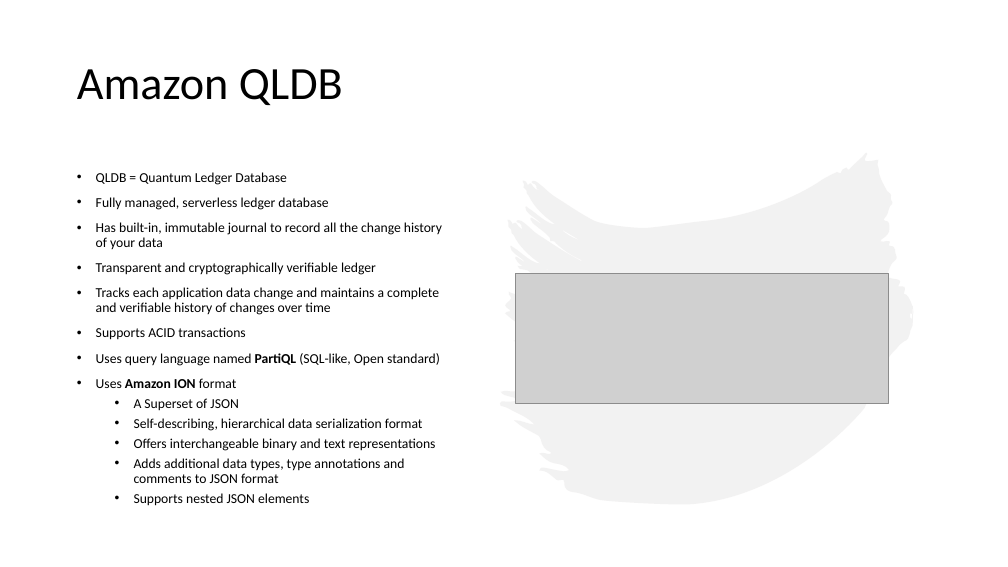
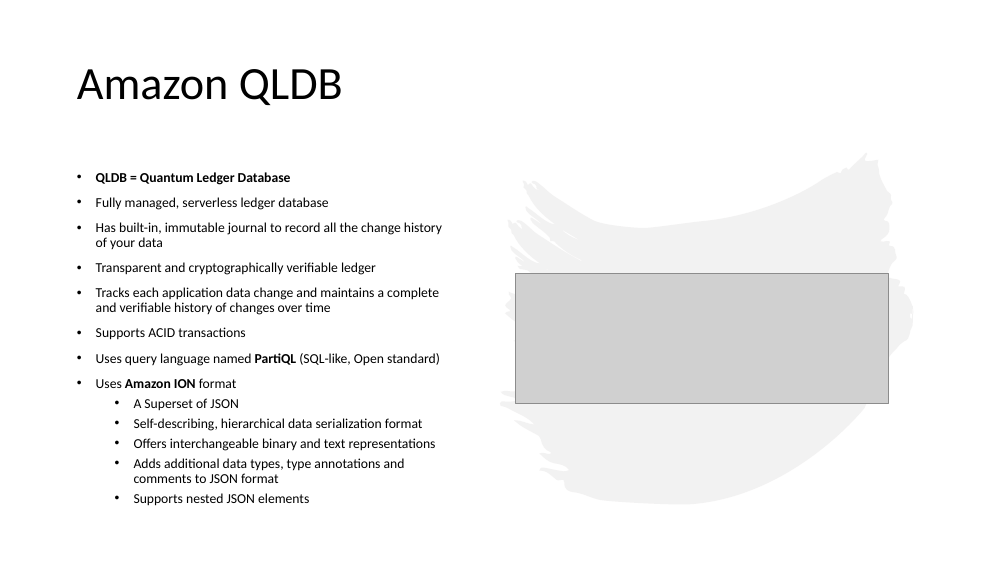
Before and after one commit to IlyaChakun/aws-iba-courses, a slide deck: slide 2 of lecture-materials/Databases/Amazon_QLDB/aws_qldb.pptx. Drawn at 1008x567 pixels with LibreOffice and Linux fonts; fonts in the diff are those of the drawing; grey boxes stand for pictures. Boxes give left, top, right and bottom in pixels: in the first picture for what was removed or moved away, otherwise in the second. Text is boxed around its words. In the diff, an @@ line names an element or a change of style, - is before the commit and + after.

```diff
--- a/lecture-materials/Databases/Amazon_QLDB/aws_qldb.pptx
+++ b/lecture-materials/Databases/Amazon_QLDB/aws_qldb.pptx
@@ text at box(96, 172, 291, 185): bold on in "QLDB = Quantum Ledger Database" @@
```
Also in this commit, not shown: 3 other slides changed, 1 slide added, 14 other files.
